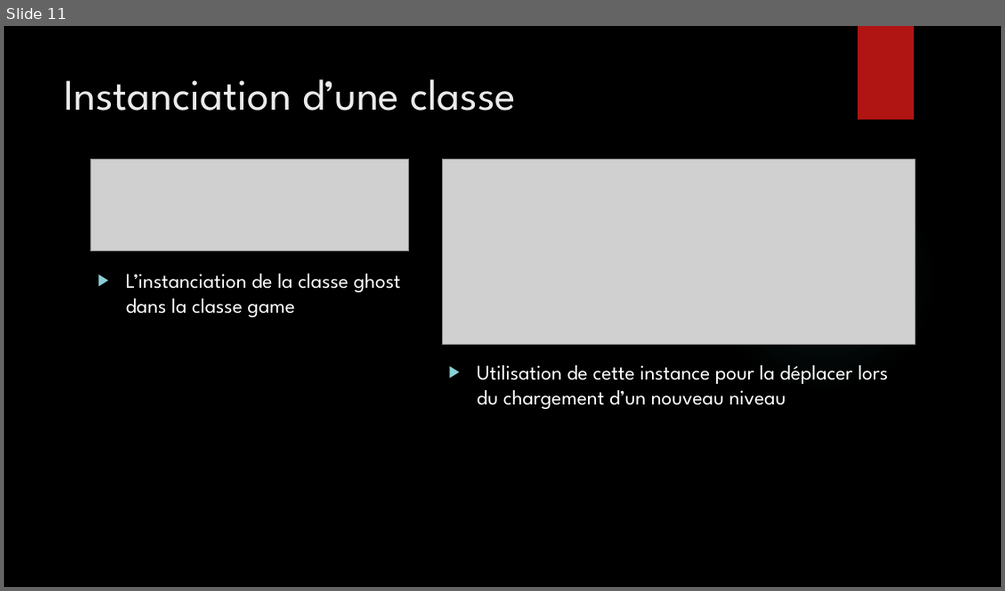
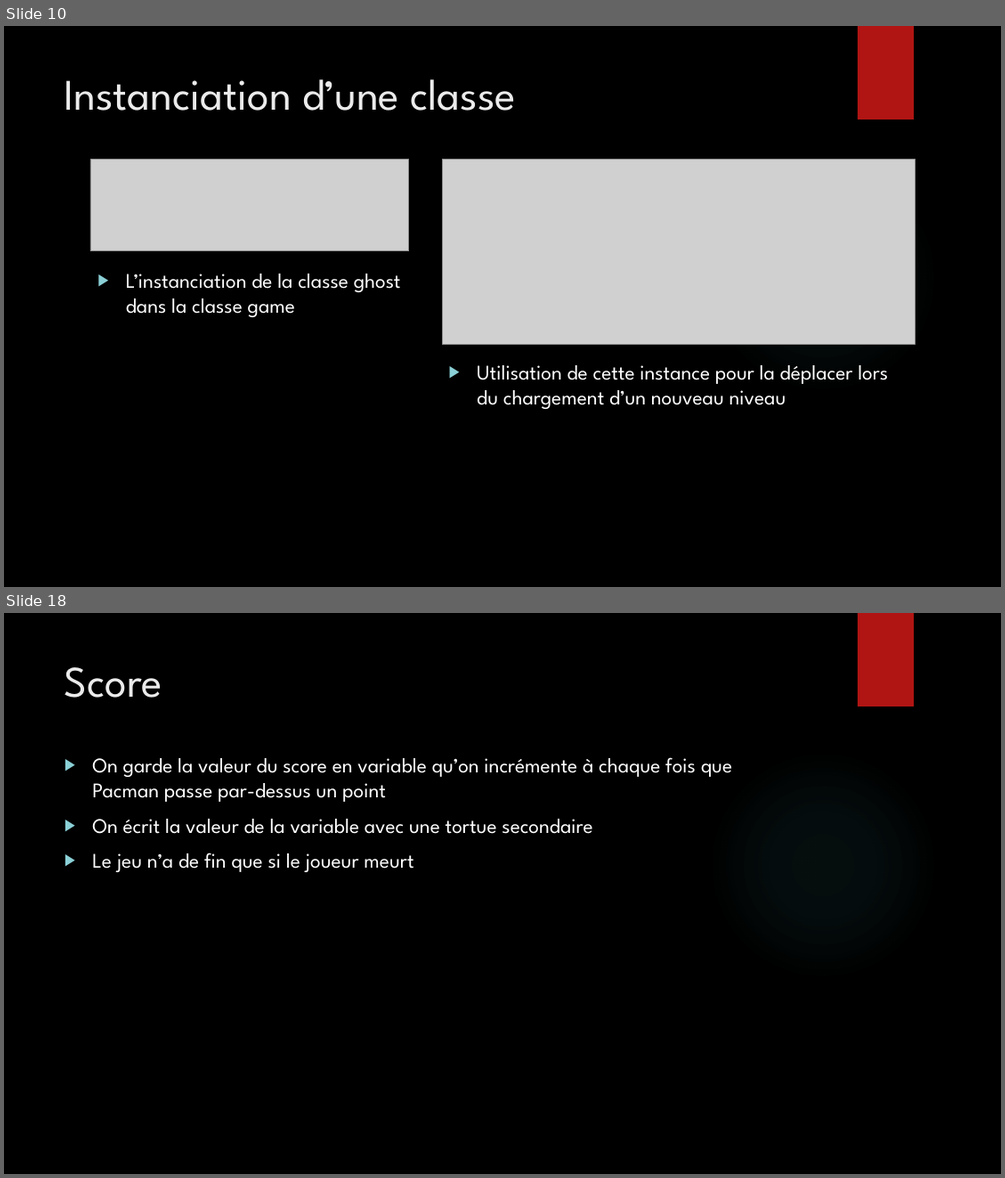
Before and after one commit to Bugnon/oc-2021, a slide deck: src/projet/projet3/Powerpoint_pacman.pptx. Shown one above the other, each under a label of ours: slide 11 before the commit, slides 10 and 18 after it; the slides between them are not shown. The pictures are 1005x591 and 1005x1178 pixels, drawn with LibreOffice and Linux fonts; fonts in the diff are those of the drawing; grey boxes stand for pictures; background and template pictures are left out. Boxes give left, top, right and bottom in pixels: in the first picture for what was removed or moved away, otherwise in the second. Text is boxed around its words. In the diff, an @@ line names an element or a change of style, - is before the commit and + after.

```diff
--- a/src/projet/projet3/Powerpoint_pacman.pptx
+++ b/src/projet/projet3/Powerpoint_pacman.pptx
@@ slide 18 added at <box>4,613,1001,1174</box>, background picture (left out); not listed: 2 template elements that a slide beside it also shows @@
@@ title added at <box>65,667,162,698</box>, 42 pt, text #EBEBEB @@
+Score
@@ text added at <box>92,757,732,872</box>, 20 pt, text #FFFFFF @@
+▶ On garde la valeur du score en variable qu’on incrémente à chaque fois que Pacman passe par-dessus un point
+▶ On écrit la valeur de la variable avec une tortue secondaire
+▶ Le jeu n’a de fin que si le joueur meurt
@@ what was slide 11 is now slide 10 @@
```
Also in this commit, not shown: 1 slide changed, 8 other slides added, 2 slides removed.
